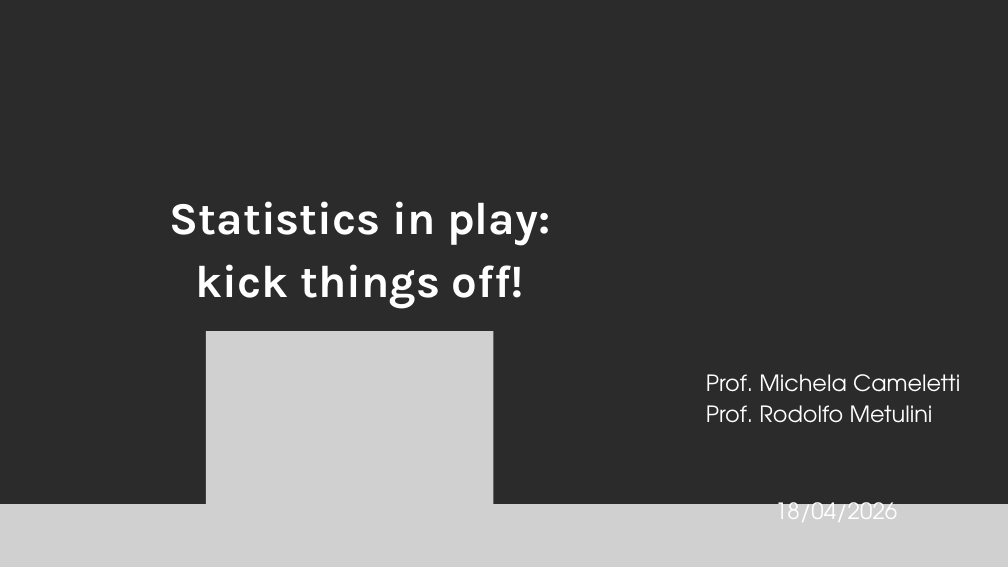
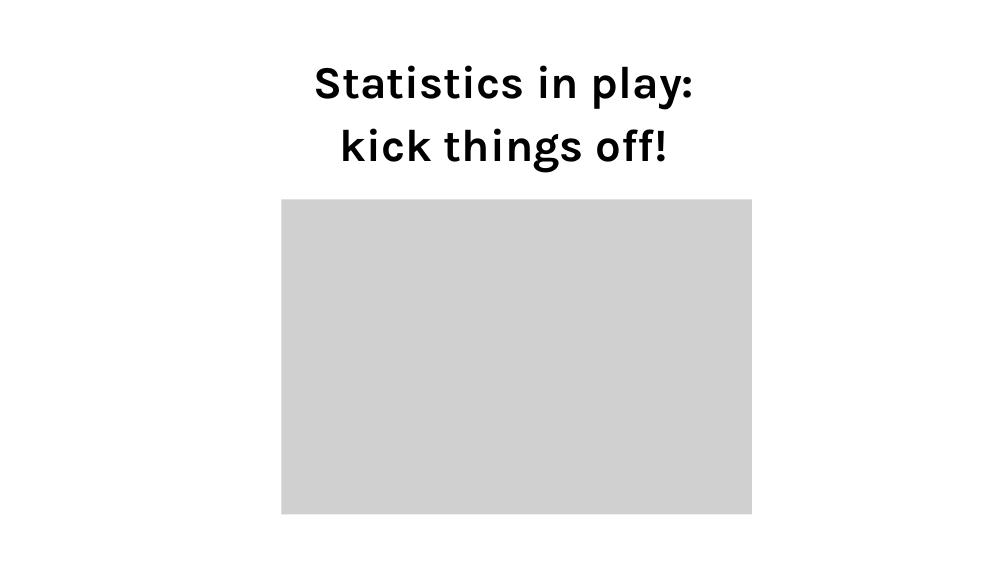
Before and after one commit to michelacameletti/tablefootballeducation, a slide deck: slide 1 of teaching_materials/Introductory_lecture_ENG.pptx. Drawn at 1008x567 pixels with LibreOffice and Linux fonts; fonts in the diff are those of the drawing; grey boxes stand for pictures; background and template pictures are left out; a plain dark background stands for a picture behind light text. Boxes give left, top, right and bottom in pixels: in the first picture for what was removed or moved away, otherwise in the second. Text is boxed around its words. In the diff, an @@ line names an element or a change of style, - is before the commit and + after.

```diff
--- a/teaching_materials/Introductory_lecture_ENG.pptx
+++ b/teaching_materials/Introductory_lecture_ENG.pptx
@@ background picture (left out) to #FFFFFF @@
@@ text "Statistics in play:": place and size @@
-text "Statistics in play:" at (170,201,550,309)
+text "Statistics in play:" at (313,65,694,173)
@@ text "Statistics in play:" at (313,65,694,173): text colour #FFFFFF to #000000 @@
@@ picture: place and size @@
-picture at (206,331,493,523)
+picture at (281,200,751,515)
@@ text removed at (706,374,960,423) @@
-Prof. Michela Cameletti
-Prof. Rodolfo Metulini
@@ picture removed at (0,504,1008,567) @@
@@ text removed at (775,495,897,522) @@
-18/04/2026
```
Also in this commit, not shown: 24 other slides changed, 1 slide removed, 1 other file.
